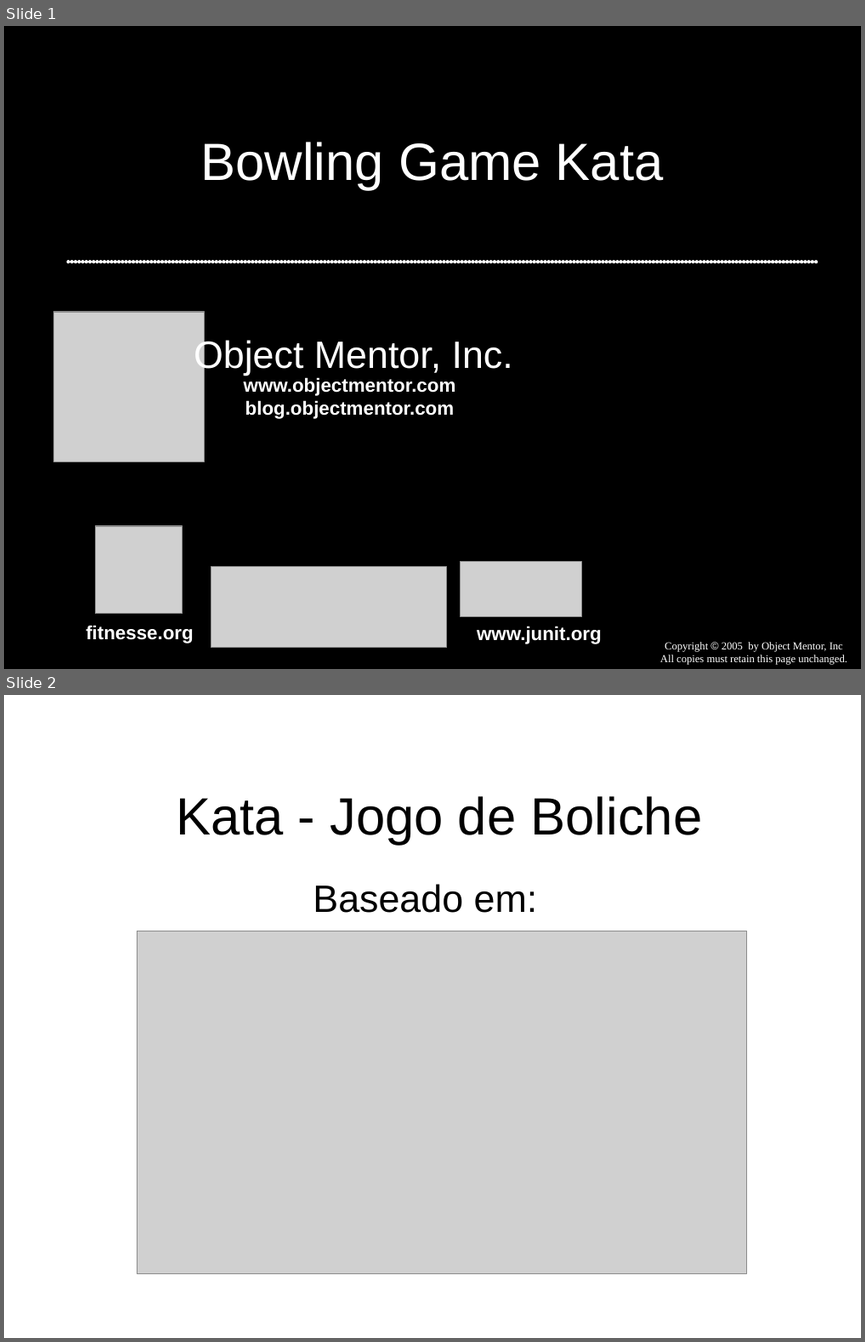
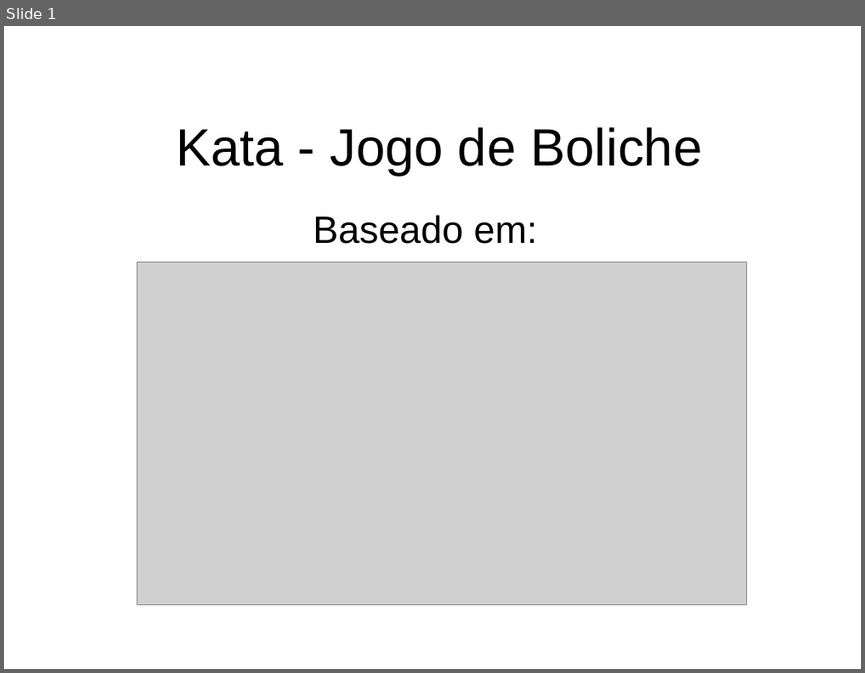
Before and after one commit to dojovale/Coding-Dojo---Bowling-Kata---06-01-2011, a slide deck: presentation/Bowling Game Kata - Img.ppt. Shown one above the other, each under a label of ours: slides 1 and 2 before the commit, slide 1 after it. The pictures are 865x1342 and 865x673 pixels, drawn with LibreOffice and Linux fonts; fonts in the diff are those of the drawing; grey boxes stand for pictures. Boxes give left, top, right and bottom in pixels: in the first picture for what was removed or moved away, otherwise in the second. Text is boxed around its words. In the diff, an @@ line names an element or a change of style, - is before the commit and + after.

Commit message:
Alteracao de primeiro slide de apresentacao e inclusao de slide de abertura

```diff
--- a/presentation/Bowling Game Kata - Img.ppt
+++ b/presentation/Bowling Game Kata - Img.ppt
@@ slide 1 removed at [4,26,861,669], background #FFFFFF @@
@@ rectangle removed at [4,26,861,669] @@
@@ title removed at [201,142,664,189] @@
-Bowling Game Kata
@@ line removed from (69, 261) to (818, 261) @@
@@ picture removed at [53,312,204,461] @@
@@ text removed at [194,338,513,375] @@
-Object Mentor, Inc.
@@ text removed at [244,377,456,419] @@
-www.objectmentor.com
-blog.objectmentor.com
@@ picture removed at [95,526,182,612] @@
@@ picture removed at [211,567,447,647] @@
@@ picture removed at [460,562,581,617] @@
@@ text removed at [86,624,194,643] @@
-fitnesse.org
@@ text removed at [477,625,602,644] @@
-www.junit.org
@@ text removed at [660,641,847,664] @@
-Copyright © 2005 by Object Mentor, Inc
-All copies must retain this page unchanged.
@@ what was slide 2 is now slide 1 @@
```
Also in this commit, not shown: 1 other file.
